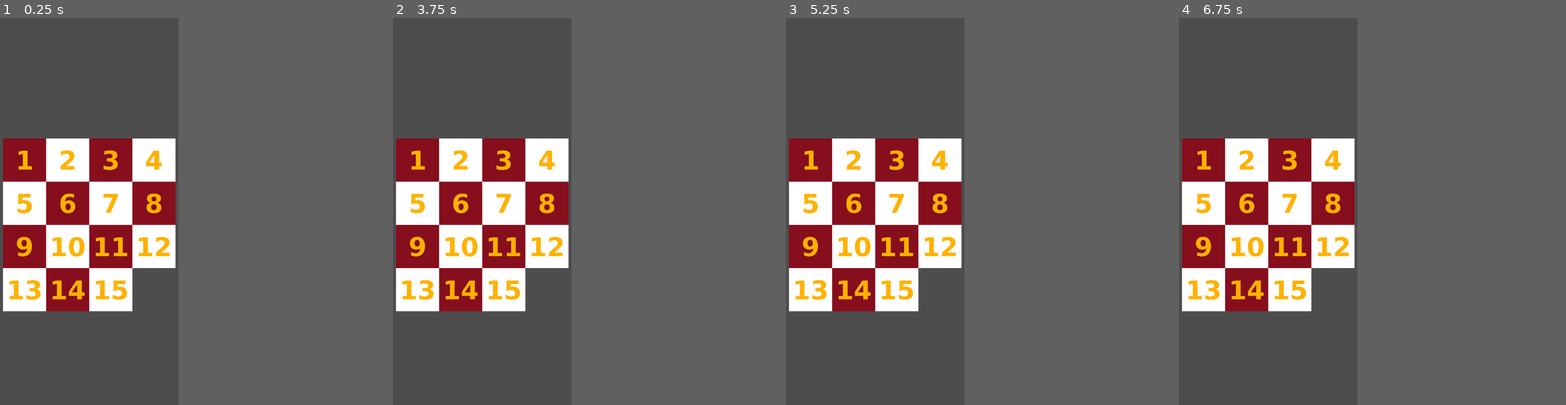
Above: before the commit, frames 1-4 (left to right).
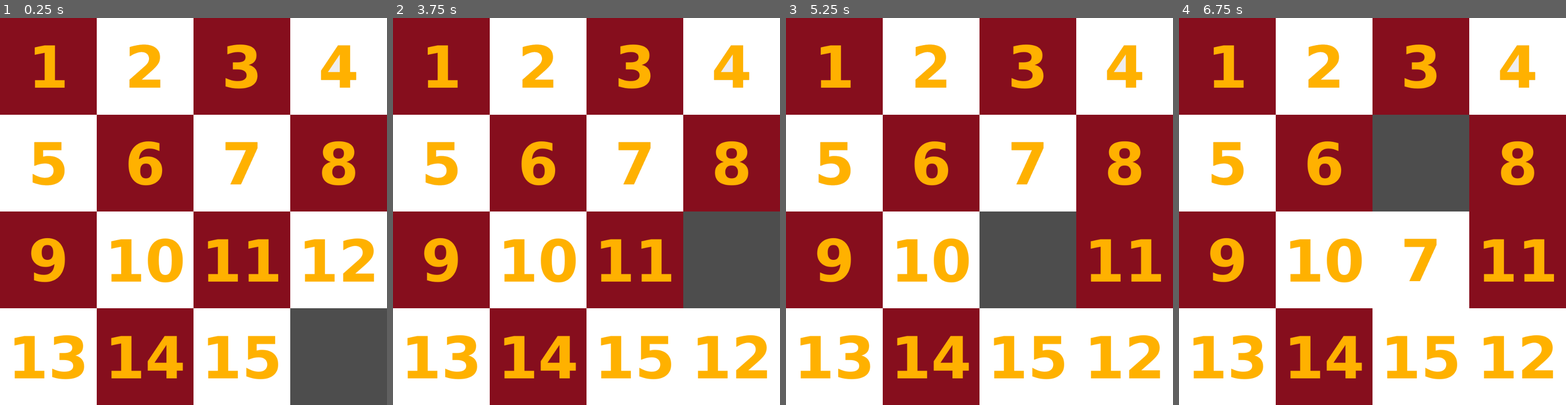
Above: after the commit, the same moments.

Repository: DENIZSEKER99/SlidePuzzle-SENG_218
Game: Godot game, scene res://scenes/Puzzle_Area.tscn
Two runs of this game, one before a commit and one after it. Both use one fixed random seed, a clock stepped at 60 frames per second and the inputs below. Before the commit the project starts from res://scenes/menu.tscn.
Inputs (mouse positions are in pixels of both pictures, inside the frame that each line leads up to):
- Up to frame 1 (0.25 s): no input
- Up to frame 2 (3.75 s): tap Enter at 0.5, 2, 3.5 s; move the mouse to (520, 192) at 0.52 s; click (520, 192) at 0.67 s; tap Space at 1.25, 2.75 s; move the mouse to (447, 230) at 1.27 s; click (447, 230) at 1.42 s; move the mouse to (501, 126) at 2.02 s; click (501, 126) at 2.17 s; move the mouse to (474, 288) at 2.77 s; click (474, 288) at 2.92 s; move the mouse to (536, 269) at 3.52 s; click (536, 269) at 3.67 s
- Up to frame 3 (5.25 s): tap Space at 4.25 s; move the mouse to (820, 153) at 4.27 s; click (820, 153) at 4.42 s; move the mouse to (882, 211) at 5.02 s; click (882, 211) at 5.17 s
- Up to frame 4 (6.75 s): move the mouse to (1240, 114) at 5.77 s; click (1240, 114) at 5.92 s; move the mouse to (1306, 192) at 6.52 s; click (1306, 192) at 6.67 s
In our replay, the window is 369x800 before the commit and 800x800 after it. These sizes can differ from the game's own. Grey fills any space a smaller window leaves; there, only what the larger window draws over its background counts as a difference.

The runs differ from the first frame. In frame 1, 69% of the frame differs, in the area x 0-100%, y 0-100%; in frame 2, 69%; in frame 3, 69%; in frame 4, 69%.

Commit message:
main slide mechanic added

Diff:
--- a/project.godot
+++ b/project.godot
@@ -11,14 +11,14 @@
 [application]
 
 config/name="SlidePuzzle"
-run/main_scene="res://scenes/menu.tscn"
+run/main_scene="res://scenes/Puzzle_Area.tscn"
 config/features=PackedStringArray("4.2", "Mobile")
 config/icon="res://icon.svg"
 
 [display]
 
-window/size/viewport_width=414
-window/size/viewport_height=896
+window/size/viewport_width=1000
+window/size/viewport_height=1000
 
 [dotnet]
 
--- a/scenes/Puzzle_Area.gd
+++ b/scenes/Puzzle_Area.gd
@@ -2,15 +2,72 @@
 
 var tiles = []
 var solved = []
+var mouse = false
 
+# Called when the node enters the scene tree for the first time.
 func _ready():
-	start_SlidePuzzle()
-	pass
+	start_game()
 
-func start_SlidePuzzle():
-
-	pass
+func start_game():
+	tiles = [$Tile1, $Tile2, $Tile3, $Tile4, $Tile5, $Tile6, $Tile7, $Tile8, $Tile9, $Tile10, $Tile11, $Tile12, $Tile13, $Tile14, $Tile15, $Tile16 ]
+	solved = tiles.duplicate()
 
 
+# Called every frame. 'delta' is the elapsed time since the previous frame.
 func _process(delta):
-	pass
+	if Input.is_mouse_button_pressed(MOUSE_BUTTON_LEFT) and mouse:
+		var mouse_copy = mouse
+		print(mouse.position)
+		mouse = false
+		var rows = int(mouse_copy.position.y / 250)
+		var cols = int(mouse_copy.position.x / 250)
+		check_neighbours(rows,cols)
+		if tiles == solved:
+			print("You win!")
+
+func check_neighbours(rows, cols):
+	var empty = false
+	var done = false
+	var pos = rows * 4 + cols
+	while !empty and !done:
+		var new_pos = tiles[pos].position
+		if rows < 3:
+			new_pos.y += 250
+			empty = find_empty(new_pos,pos)
+			new_pos.y -= 250
+		if rows > 0:
+			new_pos.y -= 250
+			empty = find_empty(new_pos,pos)
+			new_pos.y += 250
+		if cols < 3:
+			new_pos.x += 250
+			empty = find_empty(new_pos,pos)
+			new_pos.x -= 250
+		if cols > 0:
+			new_pos.x -= 250
+			empty = find_empty(new_pos,pos)
+			new_pos.x += 250
+		done = true
+
+func find_empty(position,pos):
+	var new_rows = int(position.y / 250)
+	var new_cols = int(position.x / 250)
+	var new_pos = new_rows * 4 + new_cols
+	if tiles[new_pos] == $Tile16:
+		swap_tiles(pos, new_pos)
+		return true
+	else:
+		return false
+
+func swap_tiles(tile_src, tile_dst):
+	var temp_pos = tiles[tile_src].position
+	tiles[tile_src].position = tiles[tile_dst].position
+	tiles[tile_dst].position = temp_pos
+	var temp_tile = tiles[tile_src]
+	tiles[tile_src] = tiles[tile_dst]
+	tiles[tile_dst] = temp_tile
+
+
+func _input_event(viewport, event, shape_idx):
+	if event is InputEventMouseButton:
+		mouse = event
--- a/scenes/menu.tscn
+++ /dev/null
@@ -1,9 +0,0 @@
-[gd_scene load_steps=2 format=3 uid="uid://dqgfwo288nei7"]
-
-[ext_resource type="PackedScene" uid="uid://d3qyn3n128j1b" path="res://scenes/Puzzle_Area.tscn" id="1_m7hya"]
-
-[node name="Menu" type="Node"]
-
-[node name="Node2D" parent="." instance=ExtResource("1_m7hya")]
-position = Vector2(7, 279)
-scale = Vector2(0.4, 0.4)
